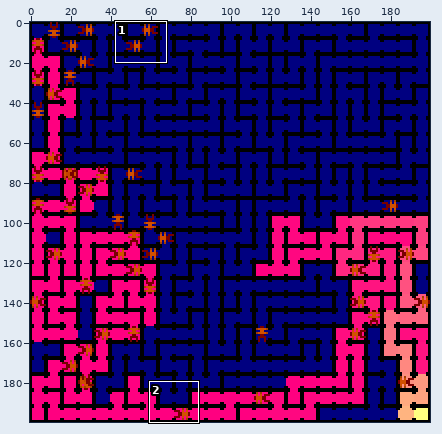
Edited in one commit: sprite sheet (PROJET/MyFirstFood3_1.png). The picture above shows the old version from afar; the outline marks the close-up.
Close-up. Before the commit:
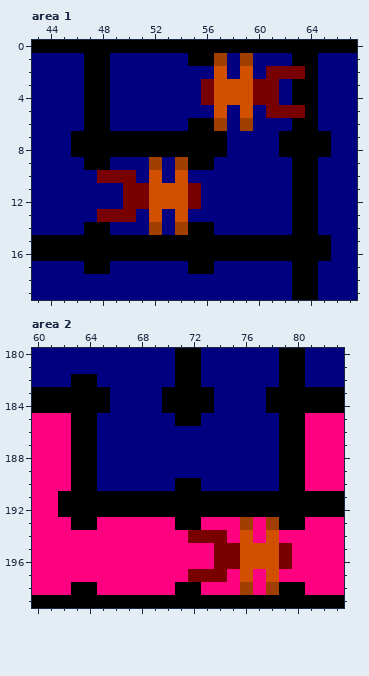
The file is 200x200 pixels. Colours within 5 levels of each other are drawn and written as one. Shown: area 1: x 43..67, y 0..19; area 2: x 60..83, y 180..199. The commit also changed other parts of the picture, which this record leaves out.
After the commit:
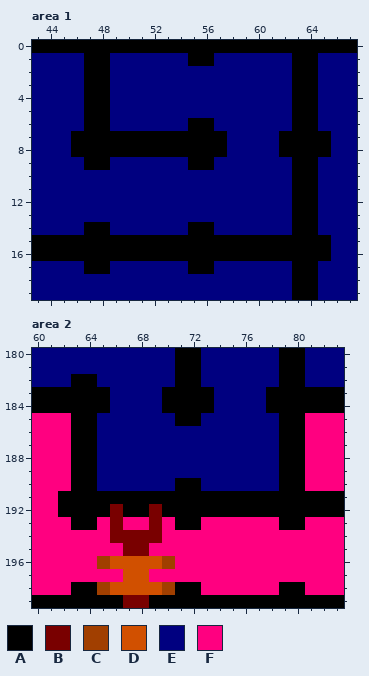
Palette (. is transparent): A #000000  B #790000  C #a13f00  D #d15000  E #000080  F #ff0080
Changes in this commit:
{"where": "area 1"}
{"y":1,"x":57,"old":"C","new":"E"}
{"y":1,"x":59,"old":"C","new":"E"}
{"y":2,"x":57,"old":"D","new":"E"}
{"y":2,"x":59,"old":"D","new":"E"}
{"y":2,"x":61,"old":"BBB","new":"EEA"}
{"y":3,"x":56,"old":"BDDDBB","new":"EEEEEE"}
{"y":4,"x":56,"old":"BDDDBB","new":"EEEEEE"}
{"y":5,"x":57,"old":"D","new":"E"}
{"y":5,"x":59,"old":"D","new":"E"}
{"y":5,"x":61,"old":"BBB","new":"EEA"}
{"y":6,"x":57,"old":"C","new":"E"}
{"y":6,"x":59,"old":"C","new":"E"}
{"y":9,"x":52,"old":"C","new":"E"}
{"y":9,"x":54,"old":"C","new":"E"}
{"y":10,"x":48,"old":"BBB","new":"EEE"}
{"y":10,"x":52,"old":"D","new":"E"}
{"y":10,"x":54,"old":"D","new":"E"}
{"y":11,"x":50,"old":"BBDDDB","new":"EEEEEE"}
{"y":12,"x":50,"old":"BBDDDB","new":"EEEEEE"}
{"y":13,"x":48,"old":"BBB","new":"EEE"}
{"y":13,"x":52,"old":"D","new":"E"}
{"y":13,"x":54,"old":"D","new":"E"}
{"y":14,"x":52,"old":"C","new":"E"}
{"y":14,"x":54,"old":"C","new":"E"}
{"where": "area 2"}
{"y":192,"x":66,"old":"A","new":"B"}
{"y":192,"x":69,"old":"A","new":"B"}
{"y":193,"x":66,"old":"F","new":"B"}
{"y":193,"x":69,"old":"F","new":"B"}
{"y":193,"x":76,"old":"C","new":"F"}
{"y":193,"x":78,"old":"C","new":"F"}
{"y":194,"x":66,"old":"FFFF","new":"BBBB"}
{"y":194,"x":72,"old":"BBB","new":"FFF"}
{"y":194,"x":76,"old":"D","new":"F"}
{"y":194,"x":78,"old":"D","new":"F"}
{"y":195,"x":67,"old":"FF","new":"BB"}
{"y":195,"x":74,"old":"BBDDDB","new":"FFFFFF"}
{"y":196,"x":65,"old":"FFFFFF","new":"CDDDDC"}
{"y":196,"x":74,"old":"BBDDDB","new":"FFFFFF"}
{"y":197,"x":67,"old":"FF","new":"DD"}
{"y":197,"x":72,"old":"BBB","new":"FFF"}
{"y":197,"x":76,"old":"D","new":"F"}
{"y":197,"x":78,"old":"D","new":"F"}
{"y":198,"x":65,"old":"FFFFFF","new":"CDDDDC"}
{"y":198,"x":76,"old":"C","new":"F"}
{"y":198,"x":78,"old":"C","new":"F"}
{"y":199,"x":67,"old":"AA","new":"BB"}
{"label":"changed","picture_box":[97,53,305,235]}
{"label":"changed","picture_box":[97,504,292,608]}
